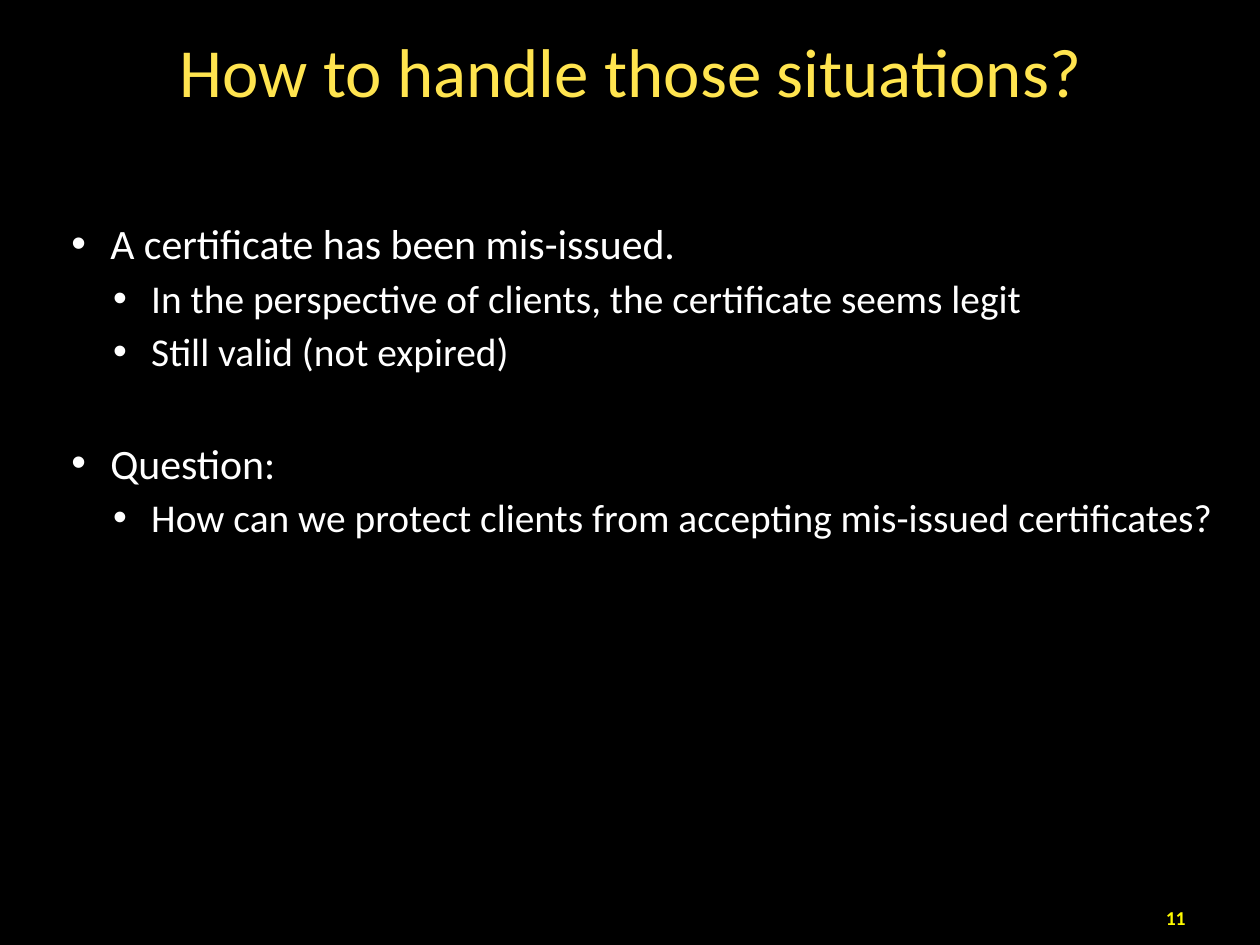
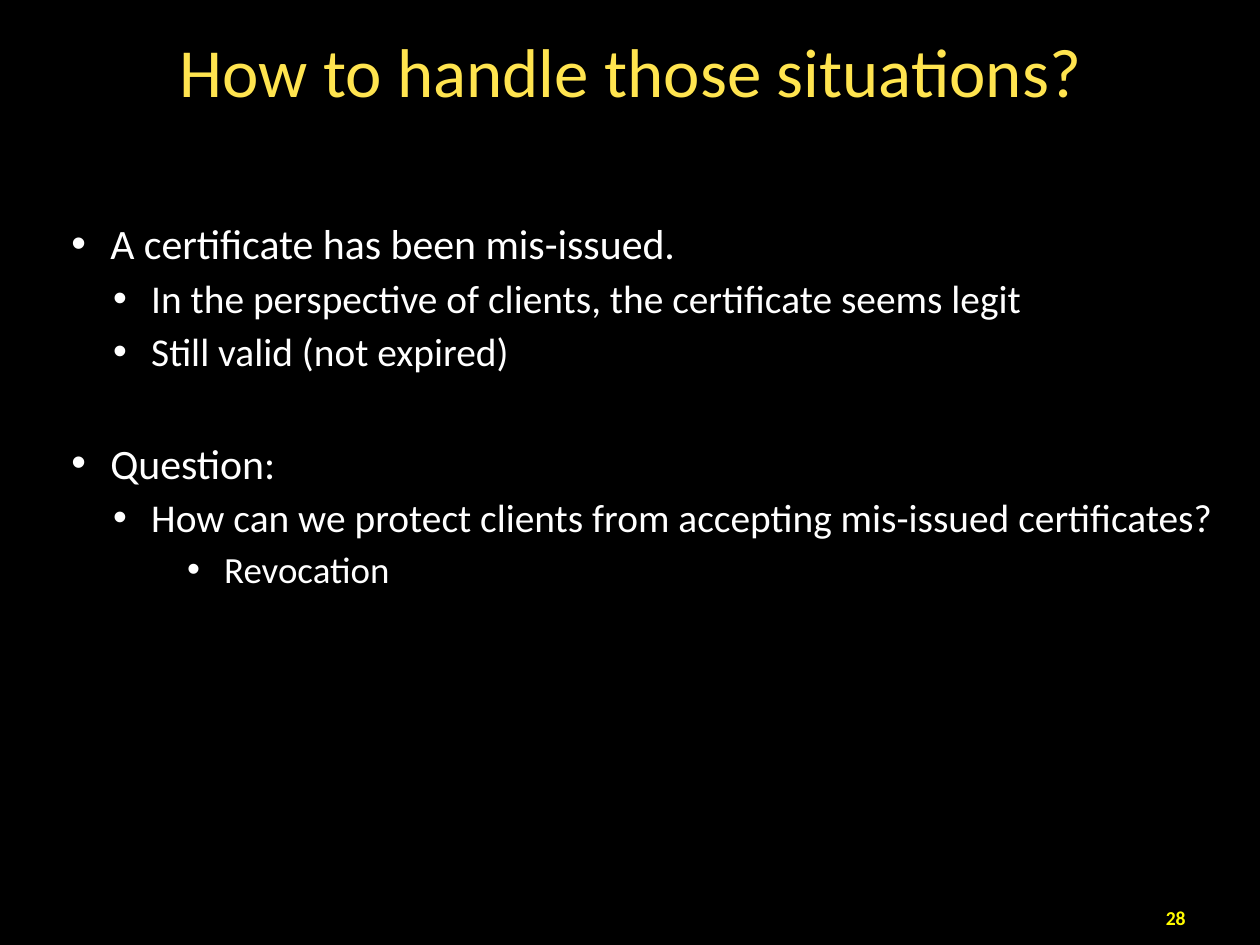
Before and after one commit to taejoong/taejoong.github.io, a slide deck: slide 28 of courses/csci-351/handouts/19-TLS.pptx (slide 11 before the commit). Drawn at 1260x945 pixels with LibreOffice and Linux fonts; fonts in the diff are those of the drawing. Boxes give left, top, right and bottom in pixels: in the first picture for what was removed or moved away, otherwise in the second. Text is boxed around its words. In the diff, an @@ line names an element or a change of style, - is before the commit and + after.

```diff
--- a/courses/csci-351/handouts/19-TLS.pptx
+++ b/courses/csci-351/handouts/19-TLS.pptx
@@ text at [224, 557, 389, 584]: paragraph added @@
+    • Revocation
@@ page number at [1166, 911, 1186, 925]: text changed @@
-11
+28
```
Also in this commit, not shown: 10 other slides changed, 19 slides added, 1 slide removed, 2 other files.
